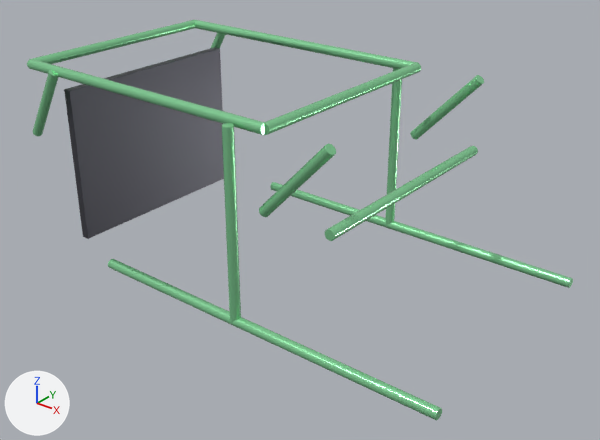
A saved change to the glTF model public/models/vehicles/crossover/body-framework.glb.
One viewpoint serves both versions: a 50 mm lens placed at (2.95, -4.08, 3.17), pointed at (-0.26, -0.07, 0.69). Every picture has the same lights, and +X, +Y and +Z are marked at lower left. The first picture is the older version. Where no turn or scale is listed for an object, it has been applied to the vertices. Vertices at exactly the same position are counted once.

Names of what the first picture shows: 'A_Pillar_L', 'A_Pillar_R', 'B_Pillar_L', 'B_Pillar_R', 'Body_Sill_L', 'Body_Sill_R', 'C_Pillar_L', 'C_Pillar_R', 'Cowl_Bar_Front', 'Roof_Header_Front', 'Roof_Header_Rear', 'Roof_Rail_L', 'Roof_Rail_R', 'Tailgate_Aperture_Frame'.
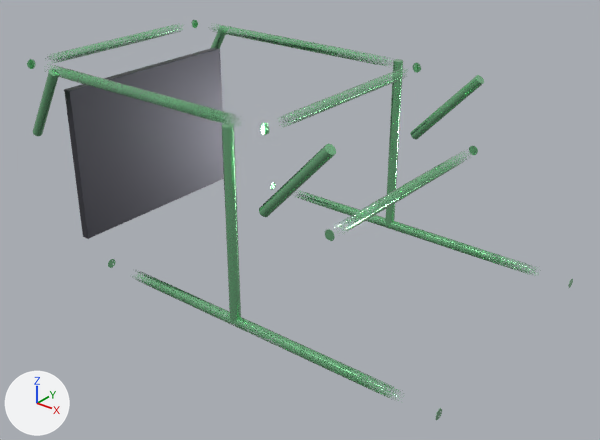
Location of each change, [x1, y1, x2, y2] in pixels of the pictures (600 x 440 px):
'Body_Sill_R', surface changed, reshaped
    both: [108, 259, 442, 420]
'Roof_Rail_R', surface changed, reshaped
    before: [27, 59, 265, 135]
    after: [27, 59, 268, 135]
'Body_Sill_L', surface changed, reshaped
    both: [270, 182, 573, 288]
'B_Pillar_R', surface changed
    both: [222, 123, 241, 322]
'Roof_Rail_L', surface changed, reshaped (6% taller)
    before: [195, 20, 418, 69]
    after: [192, 20, 419, 72]
'Cowl_Bar_Front', surface changed, reshaped
    both: [325, 146, 478, 241]
'Roof_Header_Front', surface changed, reshaped
    before: [264, 63, 421, 135]
    after: [260, 63, 421, 135]
'Roof_Header_Rear', surface changed, reshaped
    before: [29, 20, 195, 64]
    after: [31, 20, 198, 69]
'B_Pillar_L', surface changed
    both: [385, 68, 402, 225]
'A_Pillar_R', surface changed
    both: [259, 144, 336, 217]
'A_Pillar_L', surface changed
    both: [410, 75, 484, 139]
'C_Pillar_R', surface changed
    both: [33, 69, 58, 136]
'C_Pillar_L', surface changed
    both: [211, 33, 226, 48]
part 3 of me_cylinder_010, cut back
    before: [325, 146, 477, 241]
    after: [325, 146, 478, 241]
part 5 of me_cylinder_012, cut back
    before: [32, 20, 195, 64]
    after: [31, 20, 198, 69]
part 6 of me_cylinder_006, cut back
    before: [195, 20, 417, 69]
    after: [192, 20, 419, 72]

What changed in the scene script:
```text
Change mat_body_framework_alloy:
    mat_body_framework_alloy.metallic: 0.6 -> 0.9
    mat_body_framework_alloy.roughness: 0.25 -> 0.16
    add mat_body_framework_alloy.coat_weight = 1.0
Change mat_frame_reinforcement:
    mat_frame_reinforcement.roughness: 0.4 -> 0.3
Change me_cylinder:
    remove me_cylinder.from_pydata(...)  # 192 vertices, 380 faces; spans x -1.32..1.32, y -0.04..0.04, z -0.04..0.04
    add me_cylinder.from_pydata(...)  # 9448 vertices, 13680 faces; spans x -1.32..1.32, y -0.03..0.03, z -0.03..0.03
    me_cylinder part 1: 24 vertices moved within x -1.32..1.32, y -0.03..0.03, z -0.03..0.03; 6 vertices removed from x -1.32..1.32, y -0.04..0.04, z -0.04..0.04; 9262 vertices added at x -1.32..1.32, y -0.03..0.03, z -0.03..0.03
Change me_cylinder_001:
    remove me_cylinder_001.from_pydata(...)  # 192 vertices, 380 faces; spans x -1.32..1.32, y -0.04..0.04, z -0.04..0.04
    add me_cylinder_001.from_pydata(...)  # 9448 vertices, 13680 faces; spans x -1.32..1.32, y -0.03..0.03, z -0.03..0.03
    me_cylinder_001 part 2: 24 vertices moved within x -1.32..1.32, y -0.03..0.03, z -0.03..0.03; 6 vertices removed from x -1.32..1.32, y -0.04..0.04, z -0.04..0.04; 9262 vertices added at x -1.32..1.32, y -0.03..0.03, z -0.03..0.03
Change me_cylinder_010:
    remove me_cylinder_010.from_pydata(...)  # 192 vertices, 380 faces; spans x -0.04..0.04, y -0.82..0.82, z -0.04..0.04
    add me_cylinder_010.from_pydata(...)  # 2006 vertices, 2280 faces; spans x -0.03..0.03, y -0.82..0.82, z -0.03..0.03
    me_cylinder_010 part 3: 24 vertices moved within x -0.03..0.03, y -0.82..0.82, z -0.03..0.03; 1814 vertices added at x -0.03..0.03, y -0.82..0.82, z -0.03..0.03
Change me_cylinder_011:
    remove me_cylinder_011.from_pydata(...)  # 192 vertices, 380 faces; spans x -0.04..0.04, y -0.8..0.8, z -0.04..0.04
    add me_cylinder_011.from_pydata(...)  # 9562 vertices, 13680 faces; spans x -0.03..0.03, y -0.8..0.8, z -0.03..0.03
    me_cylinder_011 part 4: 24 vertices moved within x -0.03..0.03, y -0.8..0.8, z -0.03..0.03; 6 vertices removed from x -0.04..0.04, y -0.8..0.8, z -0.04..0.04; 9376 vertices added at x -0.03..0.03, y -0.8..0.8, z -0.03..0.03
Change me_cylinder_012:
    remove me_cylinder_012.from_pydata(...)  # 192 vertices, 380 faces; spans x -0.04..0.04, y -0.8..0.8, z -0.04..0.04
    add me_cylinder_012.from_pydata(...)  # 9562 vertices, 13680 faces; spans x -0.03..0.03, y -0.8..0.8, z -0.03..0.03
    me_cylinder_012 part 5: 24 vertices moved within x -0.03..0.03, y -0.8..0.8, z -0.03..0.03; 6 vertices removed from x -0.04..0.04, y -0.8..0.8, z -0.04..0.04; 9376 vertices added at x -0.03..0.03, y -0.8..0.8, z -0.03..0.03
Change me_cylinder_006:
    remove me_cylinder_006.from_pydata(...)  # 192 vertices, 380 faces; spans x -1.08..1.08, y -0.04..0.04, z -0.04..0.04
    add me_cylinder_006.from_pydata(...)  # 9393 vertices, 13680 faces; spans x -1.08..1.08, y -0.03..0.03, z -0.03..0.03
    me_cylinder_006 part 6: 26 vertices moved within x -1.08..1.08, y -0.03..0.03, z -0.03..0.03; 6 vertices removed from x -1.07..1.07, y -0.04..0.04, z -0.04..0.04; 9207 vertices added at x -1.08..1.08, y -0.03..0.03, z -0.03..0.03
Change me_cylinder_007:
    remove me_cylinder_007.from_pydata(...)  # 192 vertices, 380 faces; spans x -1.08..1.08, y -0.04..0.04, z -0.04..0.04
    add me_cylinder_007.from_pydata(...)  # 9398 vertices, 13680 faces; spans x -1.08..1.08, y -0.03..0.03, z -0.03..0.03
    me_cylinder_007 part 7: 26 vertices moved within x -1.08..1.08, y -0.03..0.03, z -0.03..0.03; 6 vertices removed from x -1.07..1.07, y -0.04..0.04, z -0.04..0.04; 9212 vertices added at x -1.08..1.08, y -0.03..0.03, z -0.03..0.03
```
